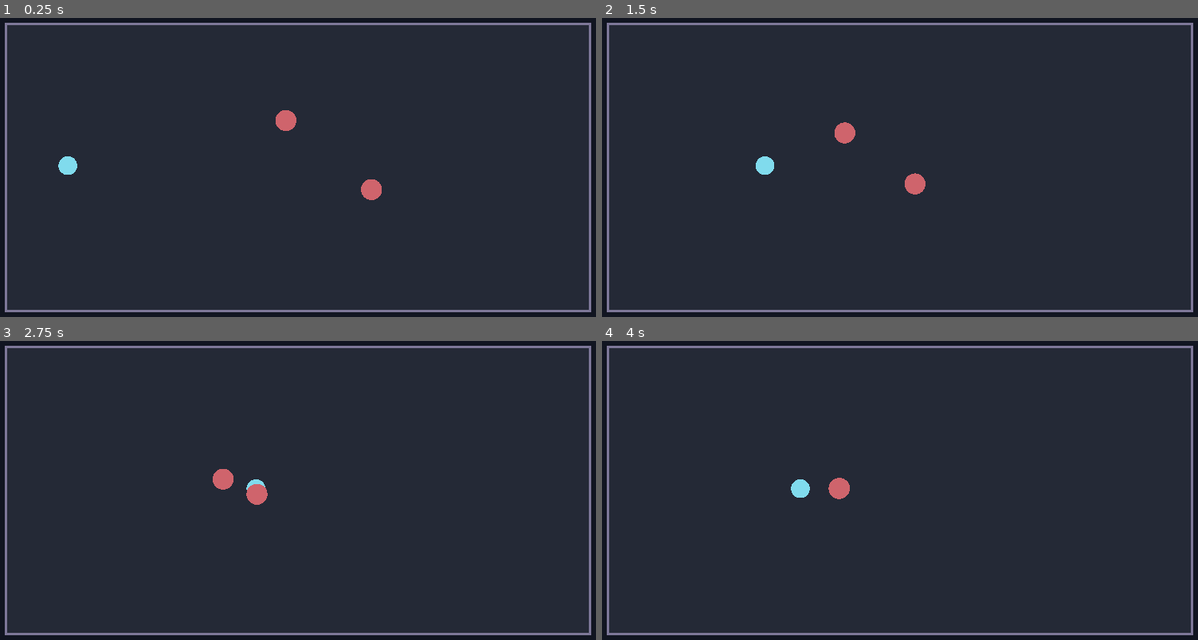
Above: before the commit, frames 1-4 (two rows, left to right).
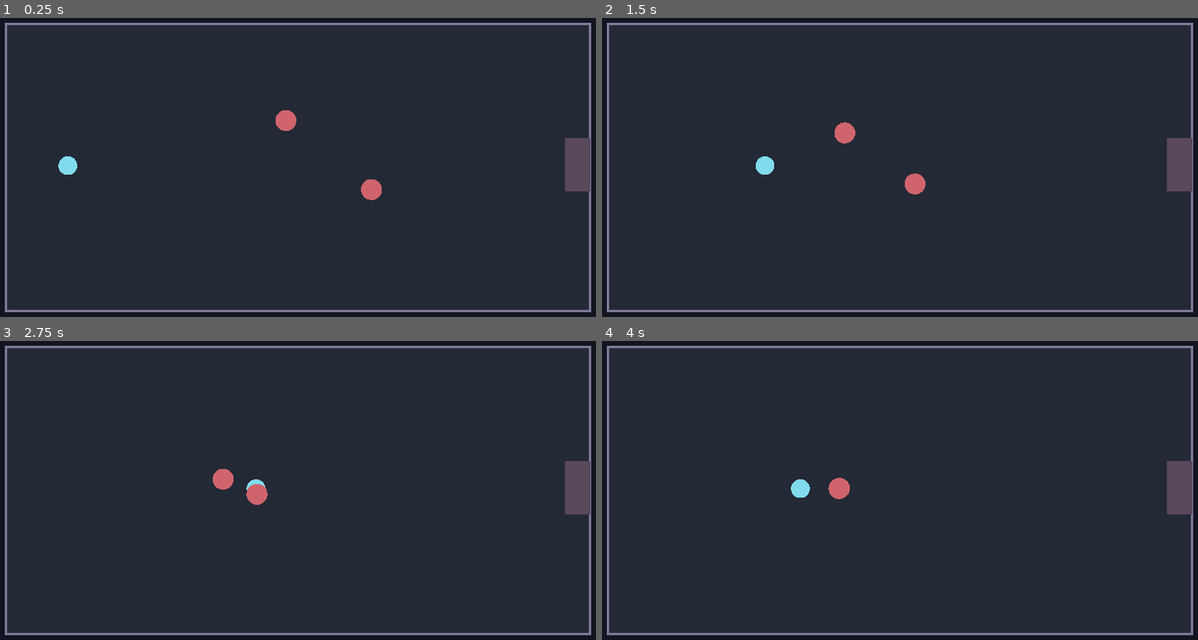
Above: after the commit, the same moments.

Repository: DoctorStrangeSH/Last-Ritual
Game: Godot game, scene res://scenes/topdown_night_prototype.tscn
The game is run twice, just before and just after one commit, with the same random seed, the same clock (stepped at 60 frames per second) and the same inputs. This scene is started directly instead of the project's main scene.
Inputs (mouse positions are in pixels of both pictures, inside the frame that each line leads up to):
- Up to frame 1 (0.25 s): no input
- Up to frame 2 (1.5 s): tap Enter (ui_accept) at 0.5, 0.77 s; move the mouse to (1043, 146) at 0.52 s; hold Right (ui_right) 0.53-1.25 s; tap M at 0.6 s; click (1043, 146) at 0.67 s; drag from (774, 182) to (870, 236) at 1.27 s
- Up to frame 3 (2.75 s): move the mouse to (363, 409) at 2.02 s; hold Right (ui_right) from 2.03 s (still down); tap P at 2.1 s; click (363, 409) at 2.17 s
- Up to frame 4 (4 s): release Right (ui_right) at 2.75 s; drag from (870, 559) to (709, 433) at 2.77 s; move the mouse to (1090, 541) at 3.52 s; hold Left (ui_left) from 3.53 s (still down); tap Keypad Enter at 3.6 s; click (1090, 541) at 3.67 s; tap Enter (ui_accept) at 3.77 s

The runs differ from the first frame. In frame 1, 0.8% of the frame differs, in the area x 94-100%, y 40-58%; in frame 2, 0.8%; in frame 3, 0.8%; in frame 4, 0.8%.

Commit message:
feat(p1): show locked door and require player near exit

Diff:
--- a/scripts/topdown_night_prototype.gd
+++ b/scripts/topdown_night_prototype.gd
@@ -61,8 +61,11 @@
     queue_redraw()
     return true
 
+func door_available() -> bool:
+    return enemies.is_empty() and not reward_available and room_index < 2
+
 func next_room() -> bool:
-    if not enemies.is_empty() or room_index >= 2 or reward_available:
+    if not door_available():
         return false
     open_room(room_index + 1)
     return true
@@ -93,7 +96,8 @@
             else:
                 attack(get_global_mouse_position())
         elif event.button_index == MOUSE_BUTTON_RIGHT:
-            next_room()
+            if player_pos.distance_to(Vector2(1080.0, 325.0)) < 85.0:
+                next_room()
 
 func _draw() -> void:
     draw_rect(Rect2(Vector2.ZERO, Vector2(1152, 648)), Color("#111521"))
@@ -104,5 +108,7 @@
         draw_circle(enemy["pos"], 19.0, Color("#cf646c"))
     if reward_available:
         draw_circle(Vector2(576, 325), 24.0, Color("#f4d78c"))
-    if enemies.is_empty() and not reward_available and room_index < 2:
+    if door_available():
         draw_rect(Rect2(1058.0, 275.0, 46.0, 96.0), Color("#72b59b"))
+    else:
+        draw_rect(Rect2(1058.0, 275.0, 46.0, 96.0), Color("#59495b"))
